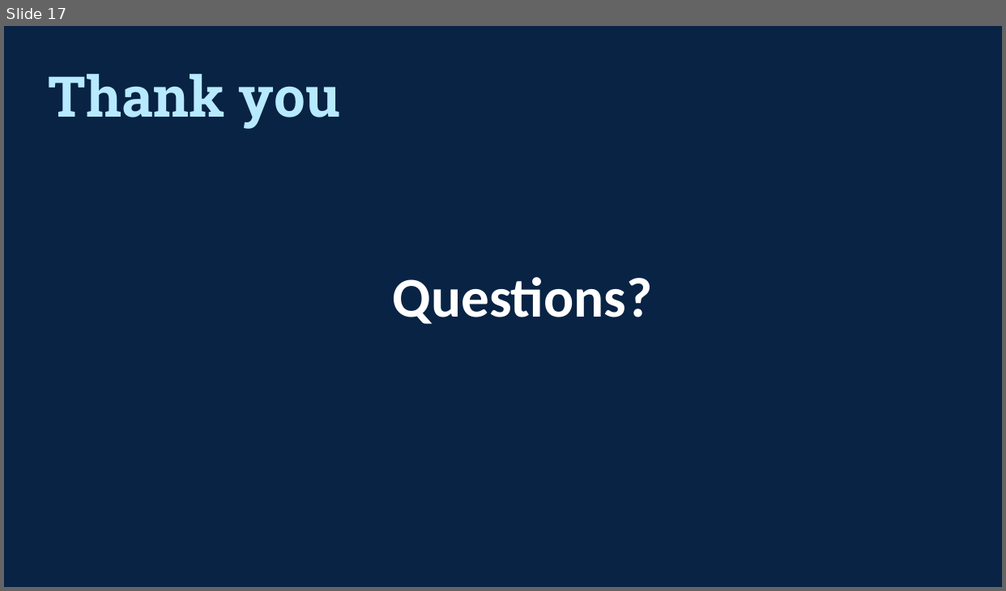
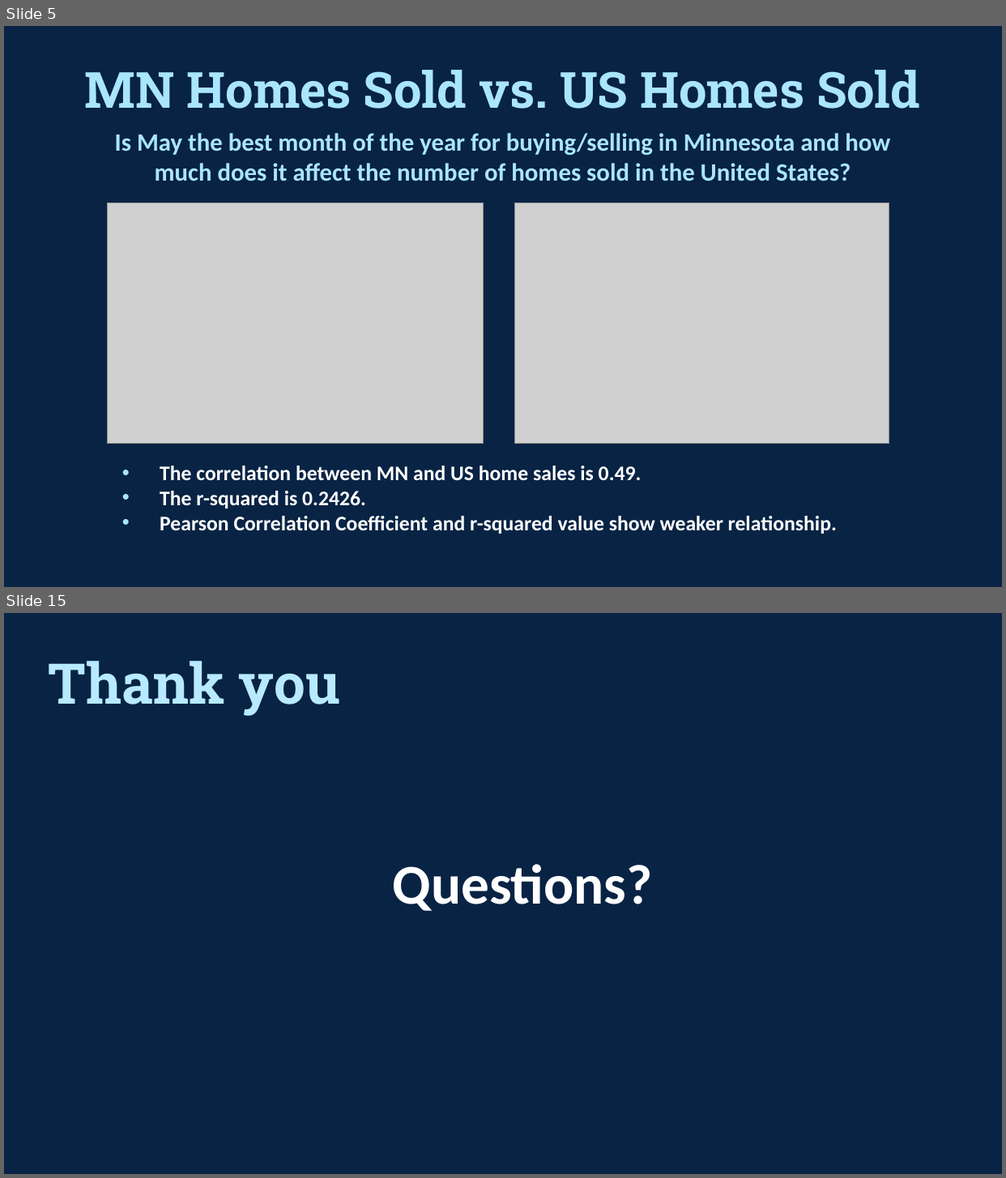
Before and after one commit to emobes22/project-one, a slide deck: Zillow_Powerpoint.pptx. Shown one above the other, each under a label of ours: slide 17 before the commit, slides 5 and 15 after it; the slides between them are not shown. The pictures are 1006x591 and 1006x1178 pixels, drawn with LibreOffice and Linux fonts; fonts in the diff are those of the drawing; grey boxes stand for pictures. Boxes give left, top, right and bottom in pixels: in the first picture for what was removed or moved away, otherwise in the second. Text is boxed around its words. In the diff, an @@ line names an element or a change of style, - is before the commit and + after.

```diff
--- a/Zillow_Powerpoint.pptx
+++ b/Zillow_Powerpoint.pptx
@@ slide 5 added at <box>4,26,1002,587</box>, background #082344 @@
@@ title added at <box>85,70,919,109</box>, 48 pt, text #AAE5FF, bold @@
+MN Homes Sold vs. US Homes Sold
@@ text added at <box>115,133,890,182</box>, 24 pt, text #AAE5FF, bold @@
+Is May the best month of the year for buying/selling in Minnesota and how much does it affect the number of homes sold in the United States?
@@ picture added at <box>108,203,484,444</box> @@
@@ picture added at <box>514,203,889,444</box> @@
@@ text added at <box>160,466,837,534</box>, 20 pt, text #FFFFFF, bold @@
+• The correlation between MN and US home sales is 0.49.
+• The r-squared is 0.2426.
+• Pearson Correlation Coefficient and r-squared value show weaker relationship.
@@ what was slide 17 is now slide 15 @@
```
Also in this commit, not shown: 2 slides changed, 11 other slides added, 14 slides removed.
